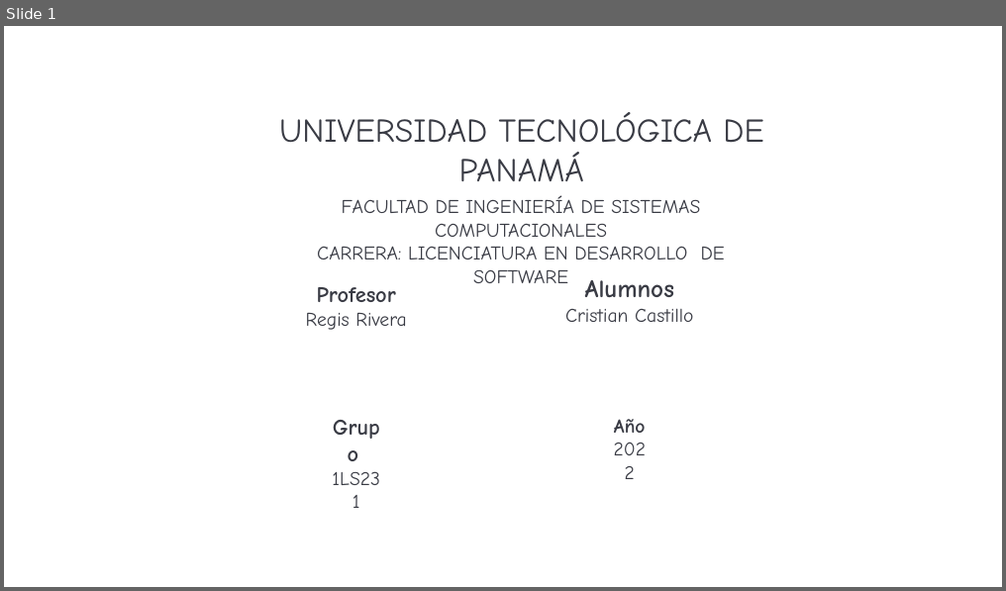
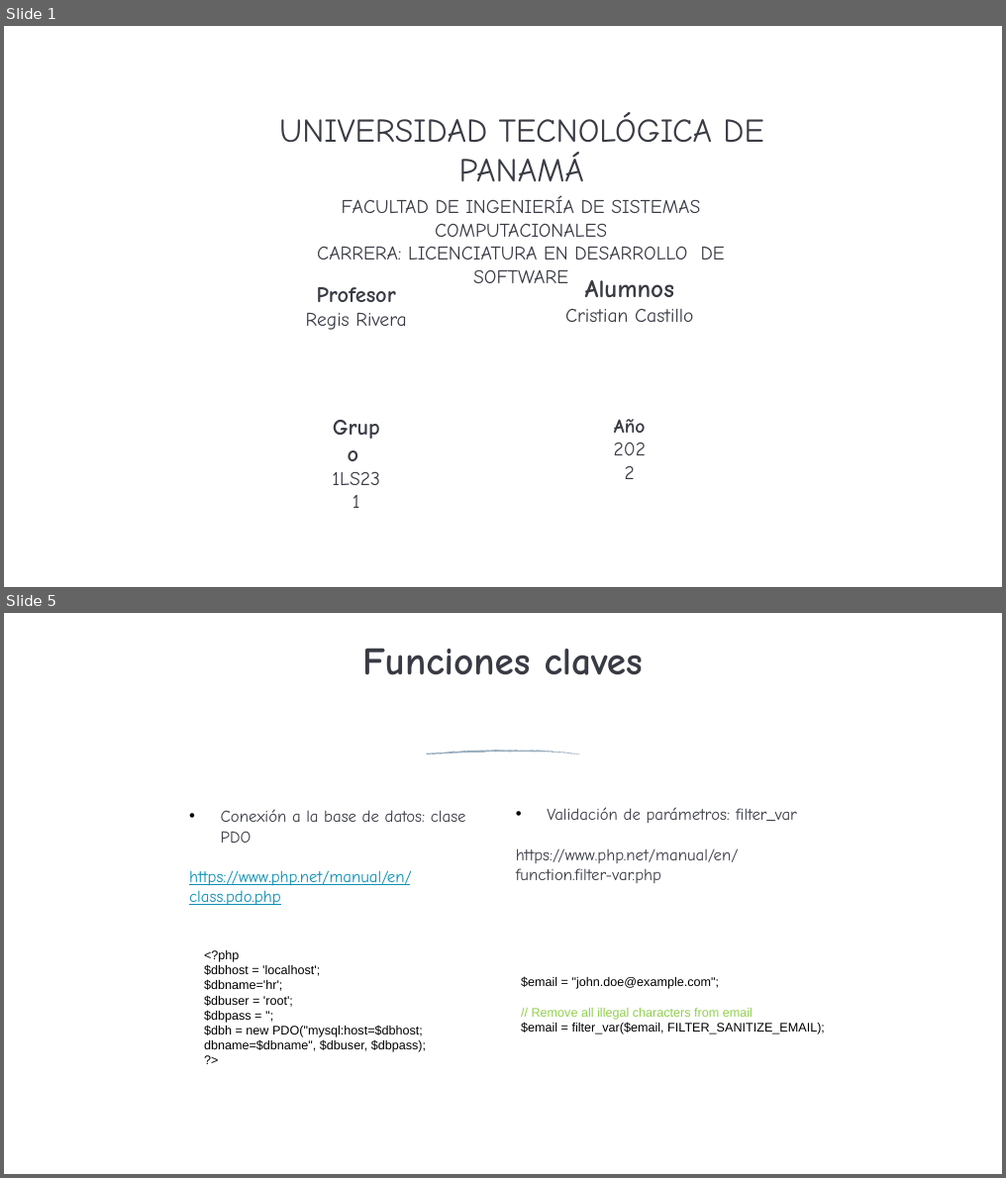
Before and after one commit to Cristian1234567890/Curso-DS7, a slide deck: Proyectos/Proyecto-Final/project/Presentacion proyecto final .pptx. Shown one above the other, each under a label of ours: slide 1 before the commit, slides 1 and 5 after it; the slides between them are not shown. The pictures are 1006x591 and 1006x1178 pixels, drawn with LibreOffice and Linux fonts; fonts in the diff are those of the drawing; background and template pictures are left out. Boxes give left, top, right and bottom in pixels: in the first picture for what was removed or moved away, otherwise in the second. Text is boxed around its words. In the diff, an @@ line names an element or a change of style, - is before the commit and + after.

```diff
--- a/Proyectos/Proyecto-Final/project/Presentacion proyecto final .pptx
+++ b/Proyectos/Proyecto-Final/project/Presentacion proyecto final .pptx
@@ slide 5 added at [4,613,1002,1174], background picture (left out) @@
@@ title added at [362,648,643,675], 28 pt, text #393B44, bold @@
+Funciones claves
@@ freeform shape added at [426,742,580,766], fill #98ADBE @@
@@ text added at [189,809,466,906], 12 pt, text #0B8FB4, underline @@
+• Conexión a la base de datos: clase PDO
+https://www.php.net/manual/en/class.pdo.php
@@ text added at [516,807,797,883], 12 pt, text #393B44 @@
+• Validación de parámetros: filter_var
+https://www.php.net/manual/en/function.filter-var.php
@@ text added at [204,951,426,1053], 9 pt, text #000000 @@
+<?php
+$dbhost = 'localhost';
+$dbname='hr';
+$dbuser = 'root';
+$dbpass = '';
+$dbh = new PDO("mysql:host=$dbhost;
+dbname=$dbname", $dbuser, $dbpass);
+?>
@@ text added at [521,976,825,1035], 9 pt, text #000000 @@
+$email = "john.doe@example.com";
+// Remove all illegal characters from email
+$email = filter_var($email, FILTER_SANITIZE_EMAIL);
@@ page number added at [473,1120,533,1173], 13 pt, text #FFFFFF @@
+5
```
Also in this commit, not shown: 4 other slides added, 9 slides removed, 13 other files.
